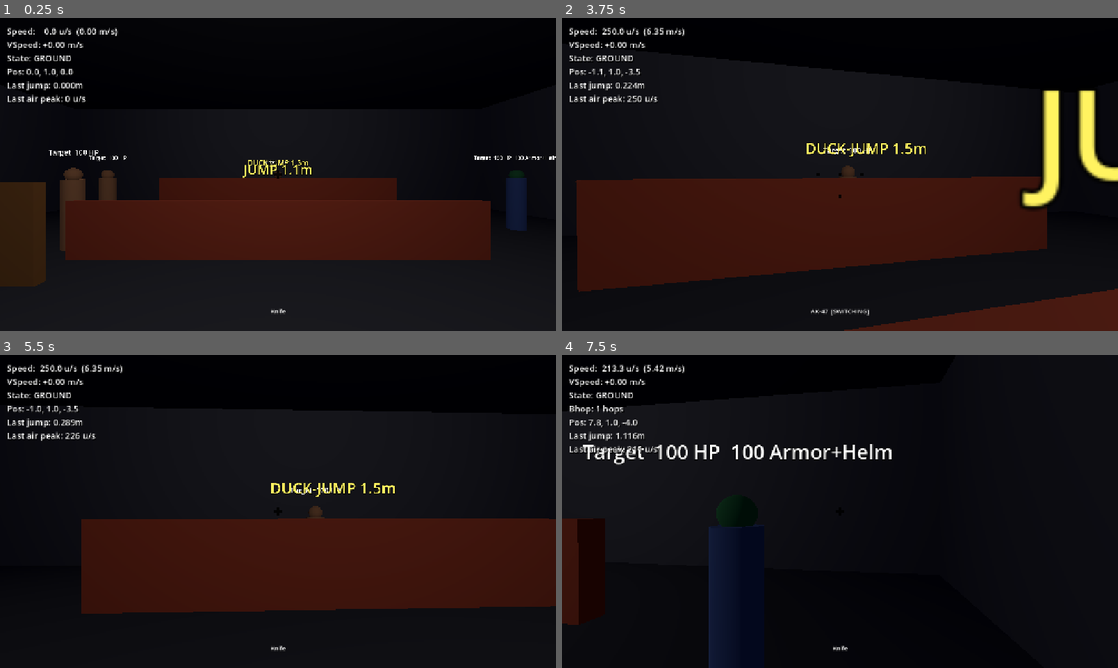
Above: before the commit, frames 1-4 (two rows, left to right).
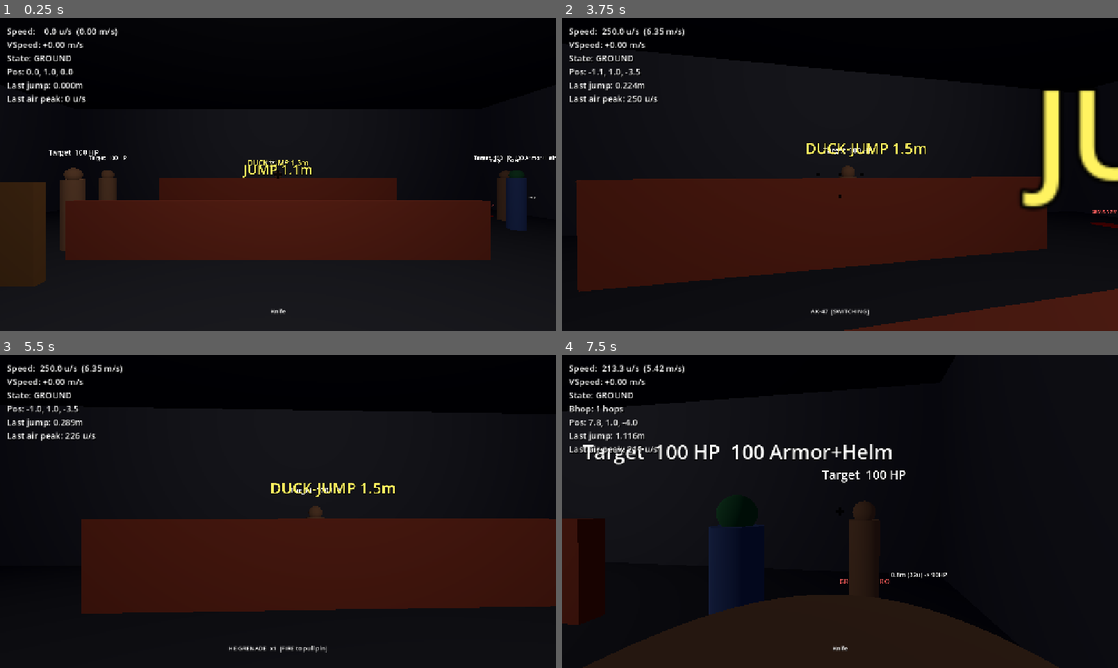
Above: after the commit, the same moments.

Repository: gotospaceplace/angels_and_demons
Game: Godot game, scene res://shared/scenes/play_test.tscn
Same seed, same stepped clock (60 frames per second), same inputs: the game is played once before the commit and once after it. This scene is started directly instead of the project's main scene.
Inputs (mouse positions are in pixels of both pictures, inside the frame that each line leads up to):
- Up to frame 1 (0.25 s): no input
- Up to frame 2 (3.75 s): tap Enter at 0.5 s; move the mouse to (867, 174) at 0.52 s; hold Ctrl (duck) 0.53-1.28 s; hold W (move_forward) from 0.53 s (still down); tap Space (jump) at 0.77, 1.52, 3.02 s; click (867, 174) at 0.8 s; move the mouse to (812, 174) at 1.27 s; click (812, 174) at 1.35 s; right-click (812, 174) at 1.55 s; move the mouse to (851, 168) at 2.02 s; hold Right mouse button (fire_secondary) 2.03-2.78 s; tap 1 (weapon_1) at 2.3, 2.85 s; move the mouse to (834, 180) at 2.77 s; tap 2 (weapon_2) at 3.05 s; move the mouse to (878, 177) at 3.52 s; hold 2 (weapon_2) from 3.53 s (still down)
- Up to frame 3 (5.5 s): keep holding W (move_forward); tap Space (jump) at 3.77, 4.52 s; tap 3 (weapon_3) at 3.8, 4.35 s; tap R (reload) at 4.15 s; move the mouse to (233, 508) at 4.27 s; release 2 (weapon_2) at 4.28 s; tap Q (weapon_last) at 4.55 s; move the mouse to (283, 511) at 5.02 s; hold Q (weapon_last) from 5.03 s (still down); tap 4 (weapon_4, bound only after the commit) at 5.3 s
- Up to frame 4 (7.5 s): move the mouse to (817, 505) at 5.77 s; release W (move_forward) at 5.78 s; release Q (weapon_last) at 5.78 s; hold D (move_right) 5.78-6.53 s; tap 4 (weapon_4, bound only after the commit) at 5.85 s; tap Space (jump) at 6.02, 6.77 s; tap Ctrl (duck) at 6.05 s; move the mouse to (867, 511) at 6.52 s; hold Ctrl (duck) 6.53-7.28 s; hold W (move_forward) from 6.53 s (still down); click (867, 511) at 6.8 s; move the mouse to (812, 511) at 7.27 s; click (812, 511) at 7.35 s

The runs differ from the first frame. In frame 1, 0.3% of the frame differs, in the area x 88-97%, y 45-65%; in frame 2, less than 0.1%; in frame 3, 0.2%; in frame 4, 14%, in the area x 3-90%, y 36-100%.

Commit message:
Add HE grenade with cooking, throw, and blast damage (WB10/WB11)
HE grenade: press 4 to select, left-click to pull pin (3.5s fuse),
release to throw. Right-click for short toss (0.33x velocity).
Cook too long and it detonates in hand.

Blast damage: sphere overlap query with linear falloff
(100 × (1 - dist/350u)), 50% armor penetration, LOS check.
Throw uses upward arc bias with reduced gravity (0.4x player)
for flatter CS:GO-style trajectory. Bounce via PhysicsMaterial.

Includes grenade test range with distance markers and dummies
at validation distances (0.8m/3.4m/5.9m/8.4m).

Co-Authored-By: Claude Opus 4.6 <noreply@anthropic.com>

Diff:
--- a/client/scripts/crosshair.gd
+++ b/client/scripts/crosshair.gd
@@ -27,6 +27,10 @@
 		_draw_node.is_toggling = _weapon_system.is_toggling
 		_draw_node.is_scoped = _weapon_system.is_scoped
 		_draw_node.silencer_on = _weapon_system.silencer_on
+		_draw_node.is_grenade_mode = _weapon_system.is_grenade_mode
+		_draw_node.is_cooking = _weapon_system.is_cooking
+		_draw_node.cook_timer = _weapon_system.cook_timer
+		_draw_node.grenade_count = _weapon_system.grenade_he_count
 
 	_draw_node.queue_redraw()
 
@@ -40,6 +44,10 @@
 	var is_toggling: bool = false
 	var is_scoped: bool = false
 	var silencer_on: bool = false
+	var is_grenade_mode: bool = false
+	var is_cooking: bool = false
+	var cook_timer: float = 0.0
+	var grenade_count: int = 0
 
 	const LINE_LEN := 8.0
 	const THICKNESS := 2.0
@@ -53,7 +61,9 @@
 	func _draw() -> void:
 		var center := size / 2.0
 
-		if is_scoped:
+		if is_grenade_mode:
+			pass
+		elif is_scoped:
 			_draw_scope(center)
 		else:
 			var gap := GAP_MIN + spread * SPREAD_SCALE
@@ -61,8 +71,15 @@
 			_draw_cross(center, gap, FILL, THICKNESS)
 
 		# Weapon info (bottom center)
-		if weapon_name != "":
-			var info := weapon_name
+		var info := ""
+		if is_grenade_mode:
+			info = "HE GRENADE  x%d" % grenade_count
+			if is_cooking:
+				info += "  COOK %.1fs" % cook_timer
+			else:
+				info += "  [FIRE to pull pin]"
+		elif weapon_name != "":
+			info = weapon_name
 			if silencer_on:
 				info += " [S]"
 			if is_reloading:
@@ -74,6 +91,7 @@
 			elif ammo_text != "":
 				info += "  " + ammo_text
 
+		if info != "":
 			var font := ThemeDB.fallback_font
 			var fsize := 14
 			var text_size := font.get_string_size(info, HORIZONTAL_ALIGNMENT_CENTER, -1, fsize)
--- a/project.godot
+++ b/project.godot
@@ -97,6 +97,11 @@
 "events": [Object(InputEventKey,"resource_local_to_scene":false,"resource_name":"","device":-1,"window_id":0,"alt_press …(191 unchanged characters)…
 ]
 }
+weapon_4={
+"deadzone": 0.5,
+"events": [Object(InputEventKey,"resource_local_to_scene":false,"resource_name":"","device":-1,"window_id":0,"alt_pressed":false,"shift_pressed":false,"ctrl_pressed":false,"meta_pressed":false,"pressed":false,"keycode":0,"physical_keycode":52,"key_label":0,"unicode":52,"location":0,"echo":false,"script":null)
+]
+}
 weapon_last={
 "deadzone": 0.5,
 "events": [Object(InputEventKey,"resource_local_to_scene":false,"resource_name":"","device":-1,"window_id":0,"alt_press …(192 unchanged characters)…
--- a/shared/scenes/test_room.tscn
+++ b/shared/scenes/test_room.tscn
@@ -1,8 +1,9 @@
-[gd_scene load_steps=17 format=3 uid="uid://c8testroom001"]
+[gd_scene load_steps=18 format=3 uid="uid://c8testroom001"]
 
 [ext_resource type="Script" path="res://shared/scripts/ladder_volume.gd" id="ladder_script"]
 [ext_resource type="Script" path="res://shared/scripts/target_dummy.gd" id="target_dummy_script"]
 [ext_resource type="Script" path="res://shared/scripts/tag_test_zone.gd" id="tag_zone_script"]
+[ext_resource type="Script" path="res://shared/scripts/grenade_test_range.gd" id="grenade_range_script"]
 
 [sub_resource type="StandardMaterial3D" id="StandardMaterial3D_floor"]
 albedo_color = Color(0.25, 0.25, 0.28, 1)
@@ -309,3 +310,7 @@
 
 [node name="TagTrigger" type="CollisionShape3D" parent="TagTestZone"]
 shape = SubResource("BoxShape3D_tag_trigger")
+
+[node name="GrenadeTestRange" type="Node3D" parent="."]
+transform = Transform3D(1, 0, 0, 0, 1, 0, 0, 0, 1, 8, 0.1, -8)
+script = ExtResource("grenade_range_script")
--- /dev/null
+++ b/shared/scripts/grenade_projectile.gd
@@ -0,0 +1,99 @@
+class_name GrenadeProjectile
+extends RigidBody3D
+
+const MC := preload("res://shared/scripts/movement_constants.gd")
+const WC := preload("res://shared/scripts/weapon_constants.gd")
+
+var fuse_remaining: float = 0.0
+
+func _ready() -> void:
+	collision_layer = 4
+	collision_mask = 1
+
+	var phys_mat := PhysicsMaterial.new()
+	phys_mat.bounce = WC.GRENADE_BOUNCE
+	phys_mat.friction = WC.GRENADE_FRICTION
+	physics_material_override = phys_mat
+
+	var project_grav: float = ProjectSettings.get_setting("physics/3d/default_gravity", 9.8)
+	if project_grav > 0.0:
+		gravity_scale = (MC.GRAVITY * 0.4) / project_grav
+
+	linear_damp = 0.1
+	angular_damp = 2.0
+
+	var shape := SphereShape3D.new()
+	shape.radius = 0.04
+	var col := CollisionShape3D.new()
+	col.shape = shape
+	add_child(col)
+
+	var mesh := MeshInstance3D.new()
+	var sphere := SphereMesh.new()
+	sphere.radius = 0.04
+	sphere.height = 0.08
+	mesh.mesh = sphere
+	var mat := StandardMaterial3D.new()
+	mat.albedo_color = Color(0.15, 0.2, 0.1)
+	mesh.material_override = mat
+	add_child(mesh)
+
+
+func start(fuse: float) -> void:
+	fuse_remaining = fuse
+
+
+func _physics_process(delta: float) -> void:
+	fuse_remaining -= delta
+	if fuse_remaining <= 0.0:
+		_detonate()
+
+
+func _detonate() -> void:
+	var blast_radius_m := WC.HE_BLAST_RADIUS_GSRC * MC.METERS_PER_UNIT
+	var pos := global_position
+	var space := get_world_3d().direct_space_state
+
+	var shape := SphereShape3D.new()
+	shape.radius = blast_radius_m
+	var query := PhysicsShapeQueryParameters3D.new()
+	query.shape = shape
+	query.transform = Transform3D(Basis.IDENTITY, pos)
+	query.collision_mask = 8
+	query.collide_with_areas = true
+	query.collide_with_bodies = false
+
+	var results := space.intersect_shape(query, 32)
+	var damaged: Dictionary = {}
+
+	for result in results:
+		var collider: Object = result["collider"]
+		if not collider:
+			continue
+		var target = collider.get_parent()
+		if not target or not target is Node3D:
+			continue
+		if damaged.has(target):
+			continue
+		if not target.has_method("take_damage"):
+			continue
+
+		var target_pos: Vector3 = target.global_position
+		var check_from := pos + Vector3(0, 0.1, 0)
+		var check_to := target_pos + Vector3(0, 0.5, 0)
+		var los_params := PhysicsRayQueryParameters3D.create(check_from, check_to)
+		los_params.collision_mask = 1
+		var los_result := space.intersect_ray(los_params)
+		if los_result:
+			continue
+
+		var dist_m := pos.distance_to(target_pos)
+		var dist_gsrc := dist_m * MC.UNITS_PER_METER
+		if dist_gsrc >= WC.HE_BLAST_RADIUS_GSRC:
+			continue
+
+		var damage := WC.HE_DAMAGE * (1.0 - dist_gsrc / WC.HE_BLAST_RADIUS_GSRC)
+		target.take_damage(damage, "chest", "HE Grenade", WC.HE_ARMOR_PEN)
+		damaged[target] = true
+
+	queue_free()
--- /dev/null
+++ b/shared/scripts/grenade_test_range.gd
@@ -0,0 +1,66 @@
+extends Node3D
+
+const MC := preload("res://shared/scripts/movement_constants.gd")
+const DummyScript := preload("res://shared/scripts/target_dummy.gd")
+
+const DISTANCES := [
+	{"gsrc": 32, "hp": 90},
+	{"gsrc": 135, "hp": 61},
+	{"gsrc": 234, "hp": 33},
+	{"gsrc": 332, "hp": 5},
+]
+
+func _ready() -> void:
+	var gz_label := Label3D.new()
+	gz_label.text = "GROUND ZERO"
+	gz_label.position = Vector3(0, 0.4, 0)
+	gz_label.billboard = BaseMaterial3D.BILLBOARD_ENABLED
+	gz_label.font_size = 24
+	gz_label.outline_size = 5
+	gz_label.modulate = Color(1, 0.3, 0.3, 1)
+	add_child(gz_label)
+
+	_add_ground_disc(Vector3.ZERO, 0.3, Color(1.0, 0.1, 0.1))
+
+	for d in DISTANCES:
+		var dist_m: float = float(d["gsrc"]) / MC.UNITS_PER_METER
+		_add_ground_strip(Vector3(0, 0, dist_m), Color(1.0, 0.8, 0.0))
+
+		var label := Label3D.new()
+		label.text = "%.1fm (%du) -> %dHP" % [dist_m, d["gsrc"], d["hp"]]
+		label.position = Vector3(0.7, 0.8, dist_m)
+		label.billboard = BaseMaterial3D.BILLBOARD_ENABLED
+		label.font_size = 16
+		label.outline_size = 4
+		add_child(label)
+
+		var dummy := Node3D.new()
+		dummy.set_script(DummyScript)
+		dummy.position = Vector3(0, 0, dist_m)
+		add_child(dummy)
+
+
+func _add_ground_disc(pos: Vector3, radius: float, color: Color) -> void:
+	var mesh := MeshInstance3D.new()
+	var cyl := CylinderMesh.new()
+	cyl.top_radius = radius
+	cyl.bottom_radius = radius
+	cyl.height = 0.02
+	mesh.mesh = cyl
+	var mat := StandardMaterial3D.new()
+	mat.albedo_color = color
+	mesh.material_override = mat
+	mesh.position = pos + Vector3(0, 0.01, 0)
+	add_child(mesh)
+
+
+func _add_ground_strip(pos: Vector3, color: Color) -> void:
+	var mesh := MeshInstance3D.new()
+	var box := BoxMesh.new()
+	box.size = Vector3(1.5, 0.02, 0.05)
+	mesh.mesh = box
+	var mat := StandardMaterial3D.new()
+	mat.albedo_color = color
+	mesh.material_override = mat
+	mesh.position = pos + Vector3(0, 0.01, 0)
+	add_child(mesh)
--- a/shared/scripts/weapon_constants.gd
+++ b/shared/scripts/weapon_constants.gd
@@ -34,3 +34,16 @@
 
 # Unscoped spread penalty for AWP
 const AWP_UNSCOPED_SPREAD := 0.08
+
+# --- HE Grenade ---
+const HE_DAMAGE := 100.0
+const HE_BLAST_RADIUS_GSRC := 350.0  # GoldSrc units
+const HE_ARMOR_PEN := 0.5
+
+# --- Grenade throw ---
+const GRENADE_FUSE := 3.5             # seconds (A&D cooking: starts on pin pull)
+const GRENADE_SPAWN_OFFSET := 0.406   # 16 GoldSrc units in front of eye
+const GRENADE_MAX_VEL_GSRC := 750.0   # cap on throw speed
+const GRENADE_SHORT_TOSS_MULT := 0.33 # right-click toss velocity multiplier
+const GRENADE_BOUNCE := 0.45          # restitution coefficient
+const GRENADE_FRICTION := 0.6
--- a/shared/scripts/weapon_system.gd
+++ b/shared/scripts/weapon_system.gd
@@ -3,6 +3,7 @@
 const MC := preload("res://shared/scripts/movement_constants.gd")
 const WC := preload("res://shared/scripts/weapon_constants.gd")
 const WR := preload("res://shared/scripts/weapon_registry.gd")
+const GrenadeProjectile := preload("res://shared/scripts/grenade_projectile.gd")
 
 var player: CharacterBody3D
 var camera: Camera3D
@@ -49,6 +50,13 @@
 # Silencer
 var silencer_on: bool = false
 var is_toggling: bool = false
+
+# Grenades
+var grenade_he_count: int = 1
+var is_grenade_mode: bool = false
+var is_cooking: bool = false
+var cook_timer: float = 0.0
+var cook_short_toss: bool = false
 
 
 func _ready() -> void:
@@ -66,6 +74,12 @@
 
 func _unhandled_input(event: InputEvent) -> void:
 	if player.test_driven:
+		return
+	if event.is_action_pressed("weapon_4"):
+		_select_grenade()
+		return
+	if is_grenade_mode:
+		_grenade_input(event)
 		return
 	if event.is_action_pressed("fire"):
 		fire_held = true
@@ -105,6 +119,15 @@
 		is_toggling = false
 		silencer_on = not silencer_on
 
+	if is_cooking:
+		cook_timer -= delta
+		if cook_timer <= 0.0:
+			_grenade_detonate_in_hand()
+		return
+
+	if is_grenade_mode:
+		return
+
 	var should_fire := false
 	if current.is_automatic:
 		should_fire = fire_held
@@ -515,3 +538,92 @@
 
 func _now() -> float:
 	return Time.get_ticks_msec() / 1000.0
+
+
+# --- Grenades ---
+
+func _select_grenade() -> void:
+	if grenade_he_count <= 0 or is_grenade_mode or is_cooking:
+		return
+	is_grenade_mode = true
+	is_reloading = false
+	is_switching = false
+	is_toggling = false
+	_unscope()
+	player.max_speed = MC.SPEED_KNIFE
+
+
+func _grenade_input(event: InputEvent) -> void:
+	if event.is_action_pressed("fire") and not is_cooking:
+		_start_cooking(false)
+	elif event.is_action_released("fire") and is_cooking and not cook_short_toss:
+		_throw_grenade()
+	elif event.is_action_pressed("fire_secondary") and not is_cooking:
+		_start_cooking(true)
+	elif event.is_action_released("fire_secondary") and is_cooking and cook_short_toss:
+		_throw_grenade()
+	elif not is_cooking:
+		if event.is_action_pressed("weapon_1"):
+			_exit_grenade_mode()
+			_switch_to_slot(2)
+		elif event.is_action_pressed("weapon_2"):
+			_exit_grenade_mode()
+			_switch_to_slot(1)
+		elif event.is_action_pressed("weapon_3"):
+			_exit_grenade_mode()
+			_switch_to_slot(0)
+		elif event.is_action_pressed("weapon_last"):
+			_exit_grenade_mode()
+			_switch_to_last()
+
+
+func _start_cooking(short: bool) -> void:
+	is_cooking = true
+	cook_timer = WC.GRENADE_FUSE
+	cook_short_toss = short
+
+
+func _throw_grenade() -> void:
+	var cam := camera.global_transform
+	var forward := -cam.basis.z
+	var spawn_pos := cam.origin + forward * WC.GRENADE_SPAWN_OFFSET
+
+	# Throw angle: small upward bias (5°) for gentle arc
+	var view_pitch := rad_to_deg(head.rotation.x)
+	var speed_gsrc := (90.0 + view_pitch) * 8.0
+	speed_gsrc = clampf(speed_gsrc, 0.0, WC.GRENADE_MAX_VEL_GSRC)
+	if cook_short_toss:
+		speed_gsrc *= WC.GRENADE_SHORT_TOSS_MULT
+	var speed_m := speed_gsrc * MC.METERS_PER_UNIT
+
+	var throw_dir := forward.rotated(cam.basis.x, deg_to_rad(5.0))
+
+	var grenade := RigidBody3D.new()
+	grenade.set_script(GrenadeProjectile)
+	player.get_parent().add_child(grenade)
+	grenade.global_position = spawn_pos
+	grenade.linear_velocity = throw_dir * speed_m + player.velocity
+	grenade.start(cook_timer)
+
+	grenade_he_count -= 1
+	is_cooking = false
+	is_grenade_mode = false
+	player.max_speed = current.max_speed
+
+
+func _grenade_detonate_in_hand() -> void:
+	var grenade := RigidBody3D.new()
+	grenade.set_script(GrenadeProjectile)
+	player.get_parent().add_child(grenade)
+	grenade.global_position = camera.global_position
+	grenade.start(0.0)
+
+	grenade_he_count -= 1
+	is_cooking = false
+	is_grenade_mode = false
+	player.max_speed = current.max_speed
+
+
+func _exit_grenade_mode() -> void:
+	is_grenade_mode = false
+	player.max_speed = current.max_speed
